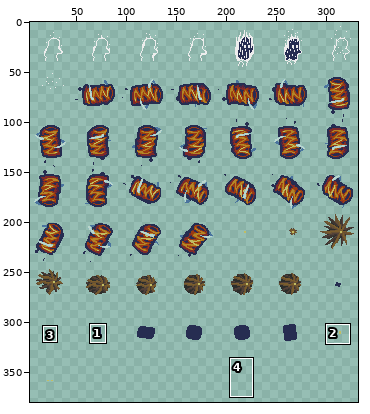
Sprite sheet, stored at tomcarter project/Assets/Sprites/Animations/Prototipo/Sheets/Prototipo Sfx.png. The first picture is a wide view before the edit; the outline marks the close-up.
Close-up. Before the commit:
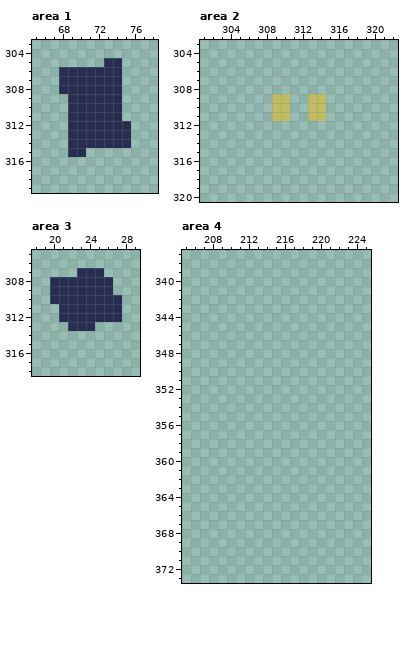
The file is 336x384 pixels. Shown: area 1: x 65..78, y 303..319; area 2: x 301..322, y 303..320; area 3: x 18..29, y 305..318; area 4: x 205..225, y 337..373. The wide view leaves out empty margins. The commit also changed other parts of the picture, which this record leaves out.
Once edited:
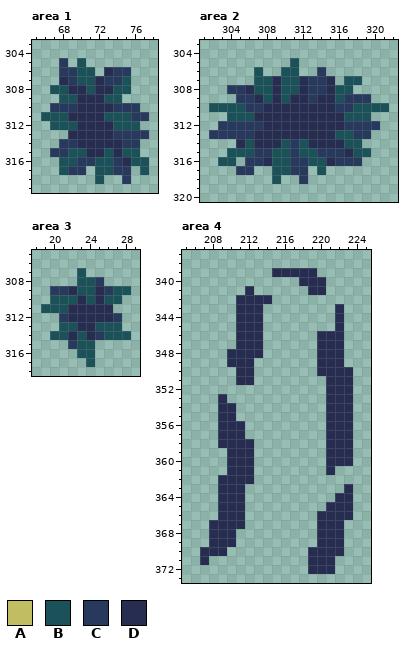
Palette (. is transparent): A #c1bd63  B #1b5259  C #28395e  D #262d51
The edit:
Changed rows in their new state; - is an unchanged pixel.
Area 1:
first column x 66:
305 --C-B--..---
306 --CCBB.-CC--
307 ---CBB-CCB--
308 -BB--B--BB--
309 --BB---BB---
310 -CCC----CCC-
311 BBB----BBBCC
312 -BBB----BBB-
313 --------CCCC
314 --CC-----CC-
315 -CCBBDDBDBB-
316 --BBCCBBCDBB
317 --BCC-BBCC-B
318 ------B--C--
Area 2:
first column x 302:
305 ---------B----------
306 -----B--BB--C-------
307 -----BBDBBDCCD-BB---
308 --CCDBBDBBDCCDBB----
309 ---CCDBDBDDCDDBCCC--
310 BBBBCCDDDDDDDDCCBBBB
311 --BBBDDDDDDDDDDBBB--
312 -CCCCCDDDDDDDDDCCCC-
313 CCCCCDDDDDDDDDBBCC--
314 ---DBDDDBCBDDDDBB---
315 --BBBCCBBCBBCCCDBB--
316 -BB-CCDBBCCBBDCCC---
317 ---CC--BBCC-B-------
318 -------B--C---------
Area 3:
first column x 19:
307 ----B..---
308 -...BBC.--
309 -CC-BB-CBB
310 -BBB-B-BB-
311 BBB-----.-
312 --C-----C-
313 --BB--BBB-
314 -BBDBDCBBB
315 ---CBB----
316 ----BB----
317 -----B----
Area 4:
first column x 207:
339 --------DDDDD----
340 -----------DDD---
341 -----D------DD---
342 ----DDDD---------
343 ----DDD--------D-
344 ----DDD--------D-
345 ----DDD--------D-
346 ----DDD------DDD-
347 ----DDD------DDD-
348 ---DDDD------DDD-
349 ---DDD-------DDD-
350 ----DD-------DDDD
351 ----DD--------DDD
352 --------------DDD
353 --D-----------DDD
354 --DD----------DDD
355 --DD----------DDD
356 --DDD---------DDD
357 --DDD---------DDD
358 --DDDD--------DDD
359 ---DDD--------DDD
360 ---DDD--------DDD
361 ---DDD--------D--
362 --DDDD-----------
363 --DDD-----------D
364 --DDD----------DD
365 --DDD---------DDD
366 --DDD--------DDDD
367 -DDDD--------DDD-
368 -DDD---------DDD-
369 -DDD---------DDD-
370 DDD---------DDDD-
371 D-----------DDD--
372 ------------DDD--
Pixel boxes of the changes (left, top, right, bottom) in both close-ups:
changed: (41, 58, 149, 184)
changed: (209, 58, 389, 184)
changed: (41, 268, 131, 367)
added: (200, 268, 353, 574)
